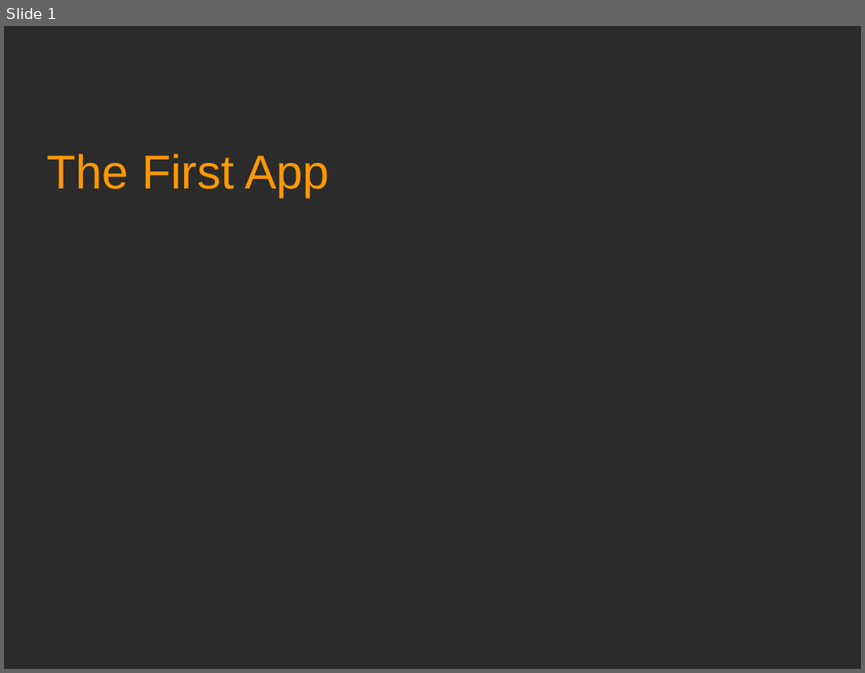
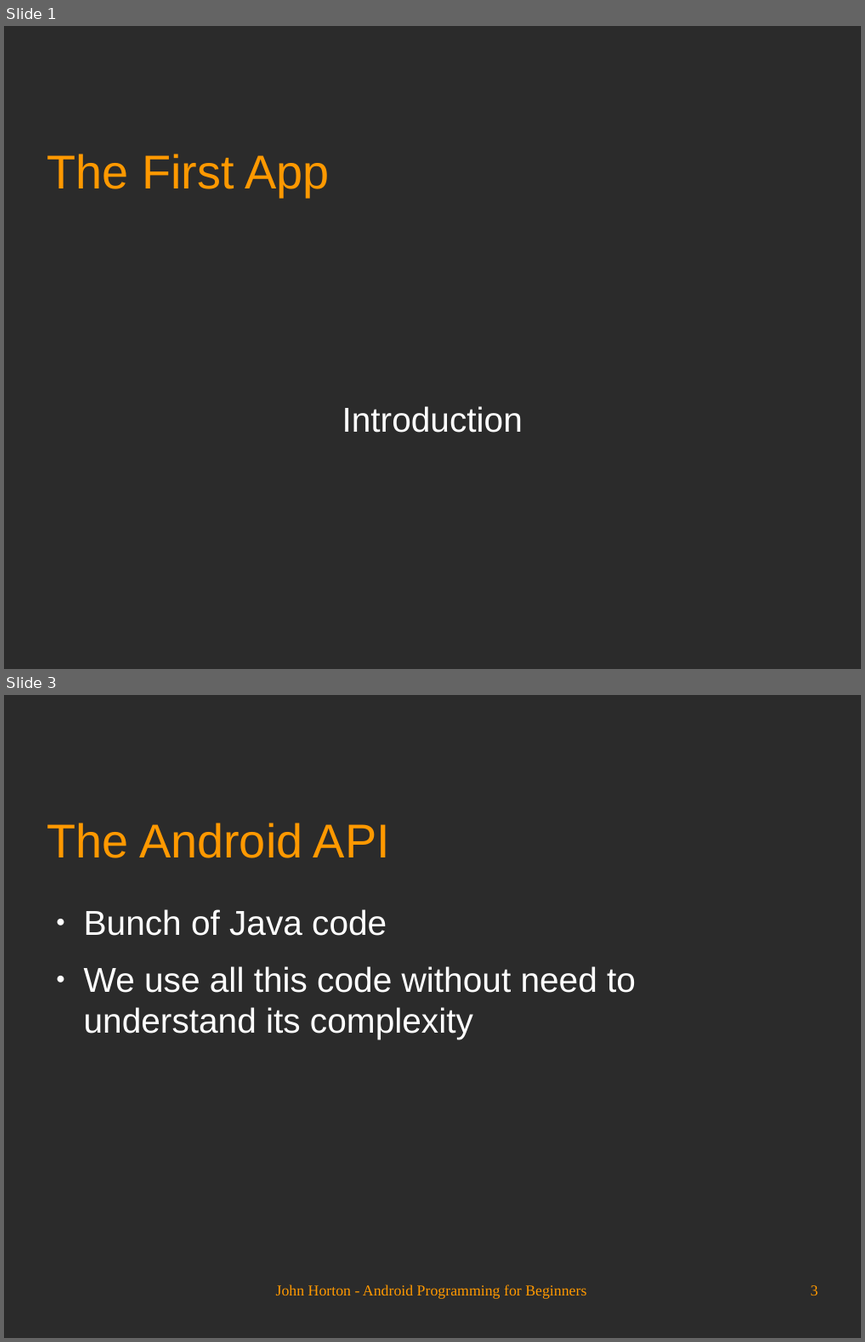
Before and after one commit to Academy-Soft-Intellect/Android-Programming-for-Beginners, a slide deck: 01_The_First_App.odp. Shown one above the other, each under a label of ours: slide 1 before the commit, slides 1 and 3 after it; the slides between them are not shown. The pictures are 865x673 and 865x1342 pixels, drawn with LibreOffice and Linux fonts; fonts in the diff are those of the drawing; background and template pictures are left out; a plain dark background stands for a picture behind light text. Boxes give left, top, right and bottom in pixels: in the first picture for what was removed or moved away, otherwise in the second. Text is boxed around its words. In the diff, an @@ line names an element or a change of style, - is before the commit and + after.

```diff
--- a/01_The_First_App.odp
+++ b/01_The_First_App.odp
@@ slide 3 added at (4,695,861,1338), background picture (left out) @@
@@ title added at (46,823,390,858), 44 pt, text #FF9900 @@
+The Android API
@@ text added at (84,909,636,1039), 32 pt, text #FFFFFF @@
+● Bunch of Java code
+● We use all this code without need to understand its complexity
@@ text added at (276,1284,586,1299), 14 pt, text #FF9900 @@
+John Horton - Android Programming for Beginners
@@ page number added at (811,1285,818,1295), 14 pt, text #FF9900 @@
+3
@@ slide 1 changed as well @@
@@ subtitle added at (342,406,522,432), 32 pt, text #FFFFFF @@
+Introduction
```
Also in this commit, not shown: 1 other slide changed, 22 other slides added.
